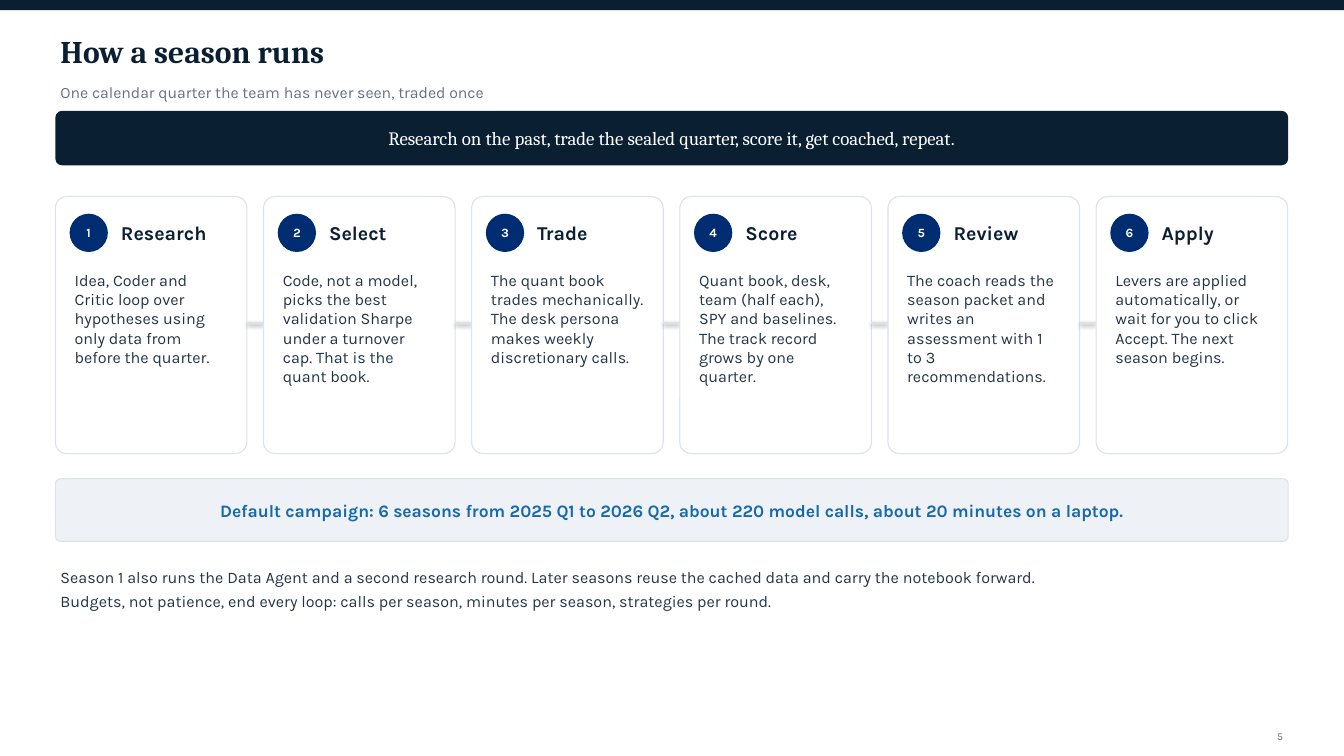
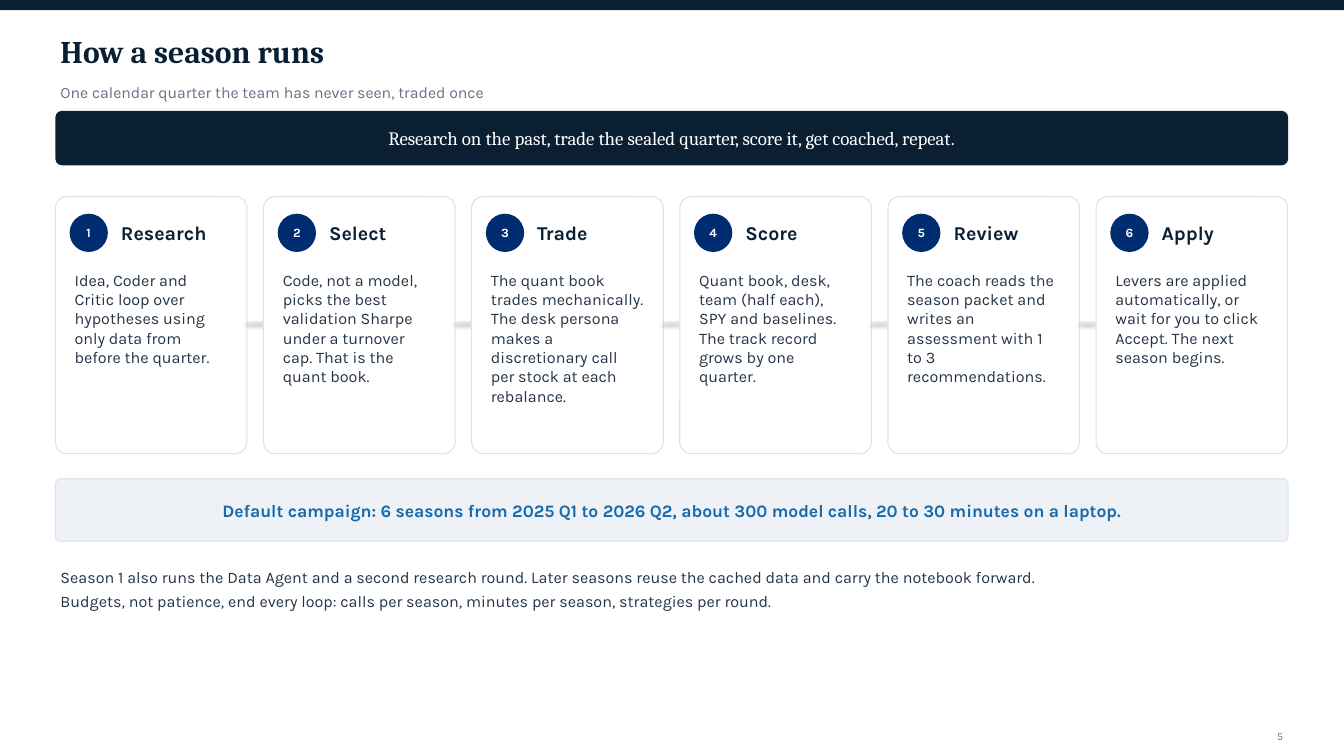
Before and after one commit to jimkliew/aiInvesting, a slide deck: slide 5 of docs/slides/aiInvesting-slides.pptx. Drawn at 1344x756 pixels with LibreOffice and Linux fonts; fonts in the diff are those of the drawing. Boxes give left, top, right and bottom in pixels: in the first picture for what was removed or moved away, otherwise in the second. Text is boxed around its words. In the diff, an @@ line names an element or a change of style, - is before the commit and + after.

Commit message:
Recorded 6-season run, live screenshots, rebuilt slides with real results; coach told which personas are active

```diff
--- a/docs/slides/aiInvesting-slides.pptx
+++ b/docs/slides/aiInvesting-slides.pptx
@@ text at <box>491,275,643,402</box>: text changed @@
-The quant book trades mechanically. The desk persona makes weekly discretionary calls.
+The quant book trades mechanically. The desk persona makes a discretionary call per stock at each rebalance.
@@ text in rounded rectangle at <box>222,504,1120,522</box>: text changed @@
-Default campaign: 6 seasons from 2025 Q1 to 2026 Q2, about 220 model calls, about 20 minutes on a laptop.
+Default campaign: 6 seasons from 2025 Q1 to 2026 Q2, about 300 model calls, 20 to 30 minutes on a laptop.
```
Also in this commit, not shown: 8 other slides changed, 1 slide added, 51 other files.
